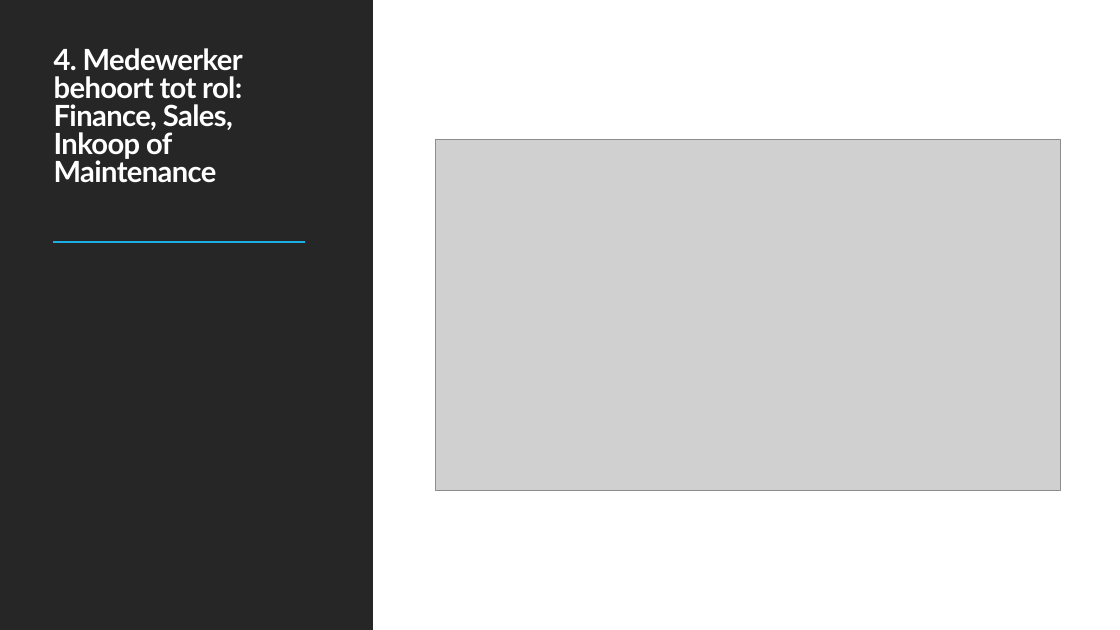
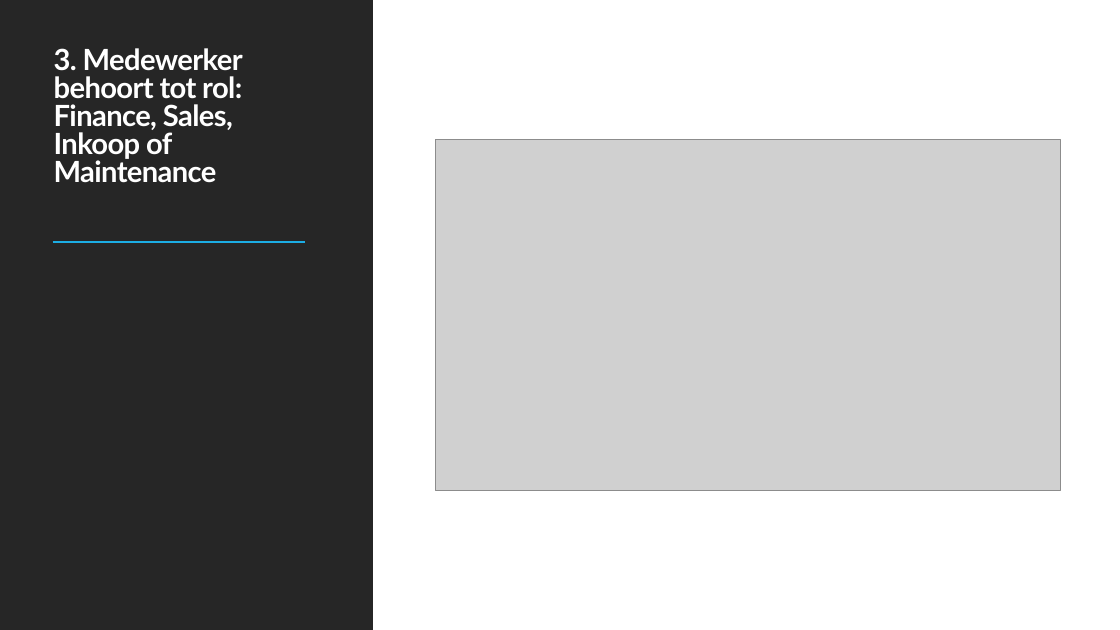
Before and after one commit to DimitriFlorijn/E3-Barroc-Intens, a slide deck: slide 5 of Barroc Intens.pptx (slide 7 before the commit). Drawn at 1120x630 pixels with LibreOffice and Linux fonts; fonts in the diff are those of the drawing; grey boxes stand for pictures. Boxes give left, top, right and bottom in pixels: in the first picture for what was removed or moved away, otherwise in the second. Text is boxed around its words. In the diff, an @@ line names an element or a change of style, - is before the commit and + after.

```diff
--- a/Barroc Intens.pptx
+++ b/Barroc Intens.pptx
@@ title at bbox=[54, 48, 243, 183]: text changed @@
-4. Medewerker behoort tot rol: Finance, Sales, Inkoop of Maintenance
+3. Medewerker behoort tot rol: Finance, Sales, Inkoop of Maintenance
```
Also in this commit, not shown: 8 other slides changed, 1 slide added, 4 slides removed.
